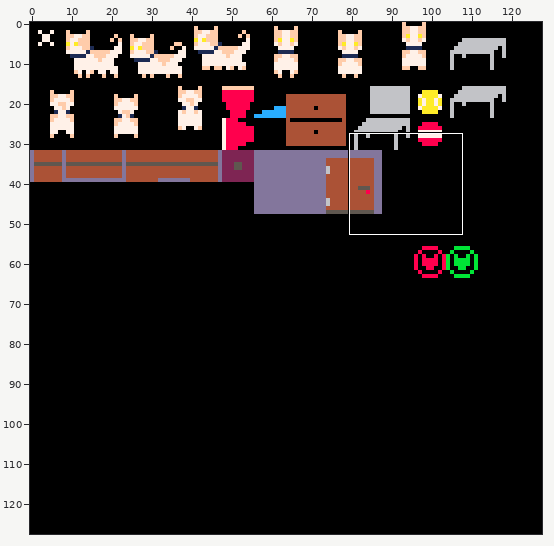
One commit to this sprite sheet: draft_sprsheet.png. The picture above shows the old version from afar; the outline marks the close-up.
Close-up. First the earlier version:
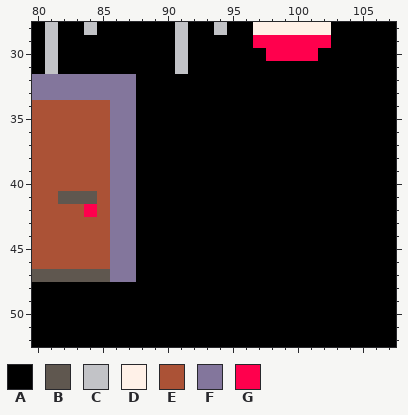
The file is 128x128 pixels. Shown: x 80..107, y 28..52.
Palette (. is transparent): A #000000  B #5f574f  C #c2c3c7  D #fff1e8  E #ab5236  F #83769c  G #ff004d
Pixels before, first column x 80:
28 ACAACAAAAAACAACAADDDDDDAAAAA
29 ACAAAAAAAAACAAAAAGGGGGGAAAAA
30 ACAAAAAAAAACAAAAAAGGGGAAAAAA
31 ACAAAAAAAAACAAAAAAAAAAAAAAAA
32 FFFFFFFFAAAAAAAAAAAAAAAAAAAA
33 FFFFFFFFAAAAAAAAAAAAAAAAAAAA
34 EEEEEEFFAAAAAAAAAAAAAAAAAAAA
35 EEEEEEFFAAAAAAAAAAAAAAAAAAAA
36 EEEEEEFFAAAAAAAAAAAAAAAAAAAA
37 EEEEEEFFAAAAAAAAAAAAAAAAAAAA
38 EEEEEEFFAAAAAAAAAAAAAAAAAAAA
39 EEEEEEFFAAAAAAAAAAAAAAAAAAAA
40 EEEEEEFFAAAAAAAAAAAAAAAAAAAA
41 EEBBBEFFAAAAAAAAAAAAAAAAAAAA
42 EEEEGEFFAAAAAAAAAAAAAAAAAAAA
43 EEEEEEFFAAAAAAAAAAAAAAAAAAAA
44 EEEEEEFFAAAAAAAAAAAAAAAAAAAA
45 EEEEEEFFAAAAAAAAAAAAAAAAAAAA
46 EEEEEEFFAAAAAAAAAAAAAAAAAAAA
47 BBBBBBFFAAAAAAAAAAAAAAAAAAAA
48 AAAAAAAAAAAAAAAAAAAAAAAAAAAA
49 AAAAAAAAAAAAAAAAAAAAAAAAAAAA
50 AAAAAAAAAAAAAAAAAAAAAAAAAAAA
51 AAAAAAAAAAAAAAAAAAAAAAAAAAAA
52 AAAAAAAAAAAAAAAAAAAAAAAAAAAA
The result:
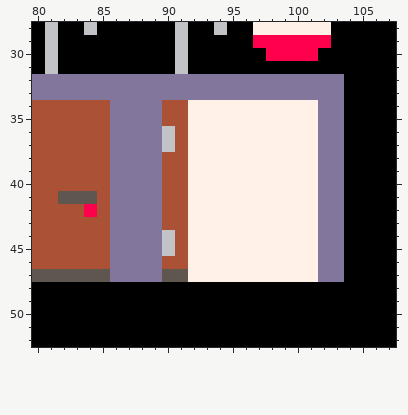
Author's note on the commit: Exported updated draft sprite sheet
Diff:
Changed rows in their new state; - is an unchanged pixel.
first column x 88:
32 FFFFFFFFFFFFFFFF
33 FFFFFFFFFFFFFFFF
34 FFEEDDDDDDDDDDFF
35 FFEEDDDDDDDDDDFF
36 FFCEDDDDDDDDDDFF
37 FFCEDDDDDDDDDDFF
38 FFEEDDDDDDDDDDFF
39 FFEEDDDDDDDDDDFF
40 FFEEDDDDDDDDDDFF
41 FFEEDDDDDDDDDDFF
42 FFEEDDDDDDDDDDFF
43 FFEEDDDDDDDDDDFF
44 FFCEDDDDDDDDDDFF
45 FFCEDDDDDDDDDDFF
46 FFEEDDDDDDDDDDFF
47 FFBBDDDDDDDDDDFF
